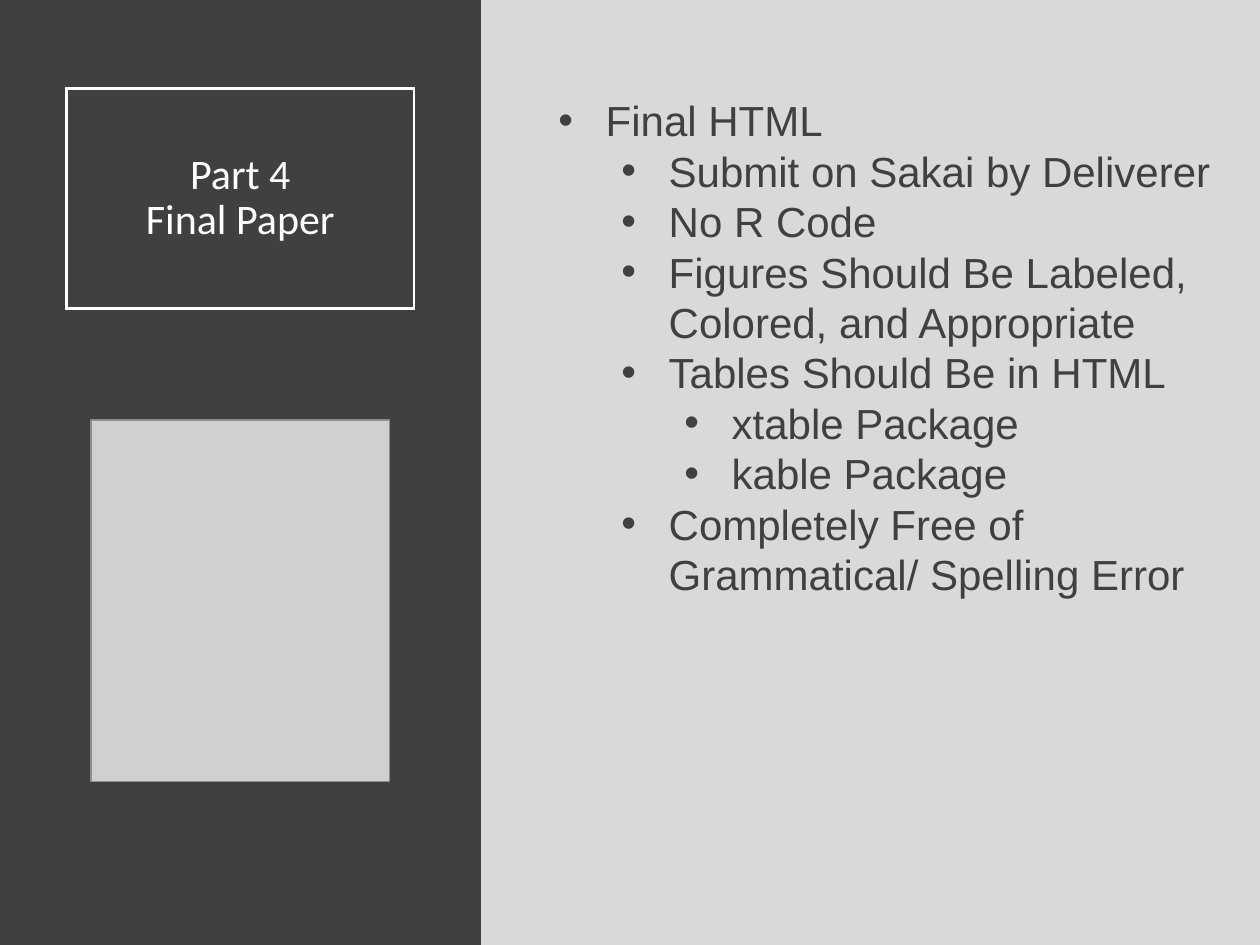
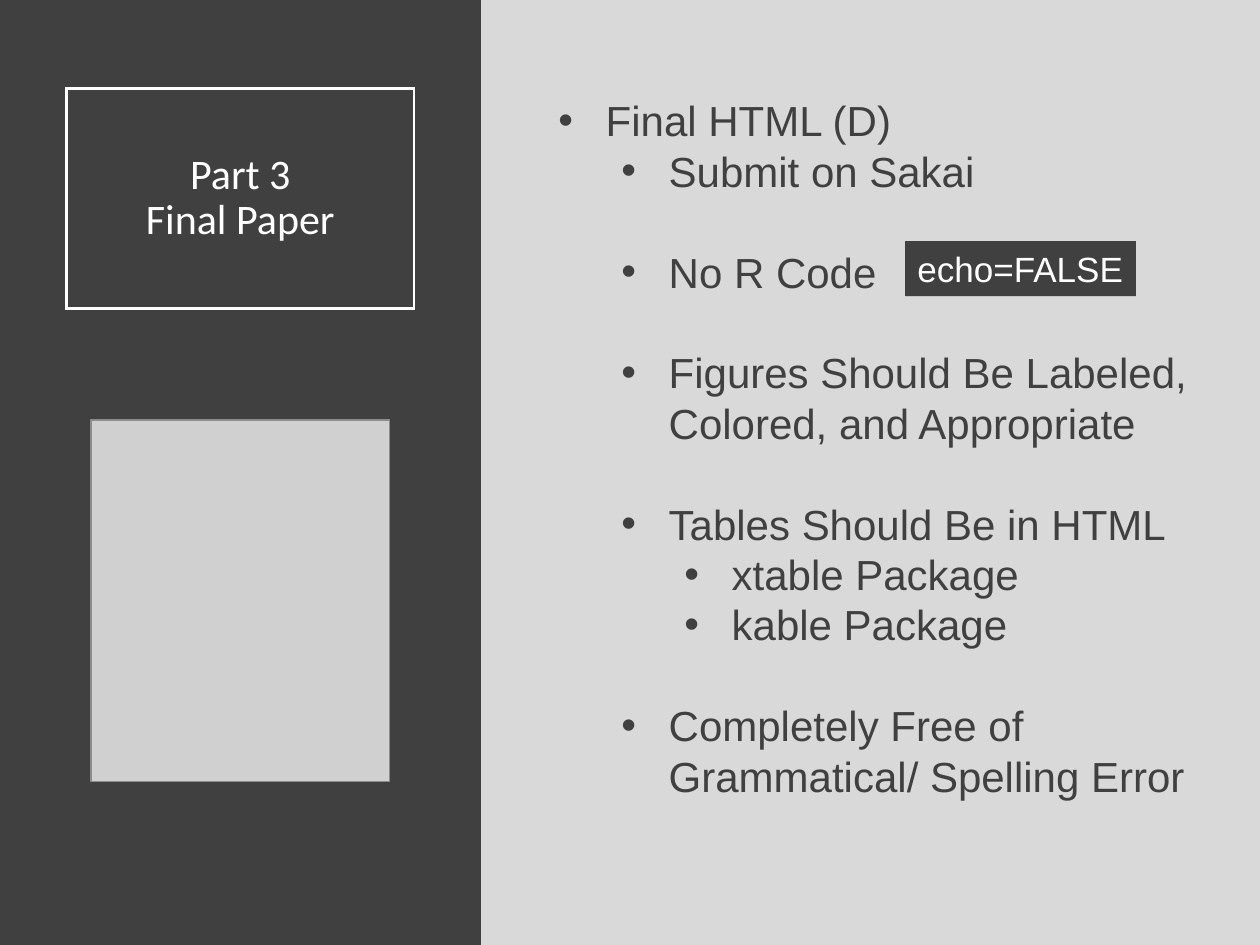
Before and after one commit to Yixf-Self/STOR320_WEBSITE, a slide deck: slide 10 of Lecture/Final Project 2/Final_Project_2_Lecture.pptx. Drawn at 1260x945 pixels with LibreOffice and Linux fonts; fonts in the diff are those of the drawing; grey boxes stand for pictures. Boxes give left, top, right and bottom in pixels: in the first picture for what was removed or moved away, otherwise in the second. Text is boxed around its words. In the diff, an @@ line names an element or a change of style, - is before the commit and + after.

```diff
--- a/Lecture/Final Project 2/Final_Project_2_Lecture.pptx
+++ b/Lecture/Final Project 2/Final_Project_2_Lecture.pptx
@@ text at <box>606,105,974,188</box>: text changed @@
-• Final HTML
-  • Submit on Sakai by Deliverer
+• Final HTML (D)
+  • Submit on Sakai
@@ title at <box>146,161,334,241</box>: text changed @@
-Part 4
-Final Paper
+Part 3
+Final Paper
@@ rectangle added at <box>905,241,1135,296</box>, fill #404040, 20 pt, text #FFFFFF @@
+echo=FALSE
```
Also in this commit, not shown: 11 other slides changed, 10 other files.
